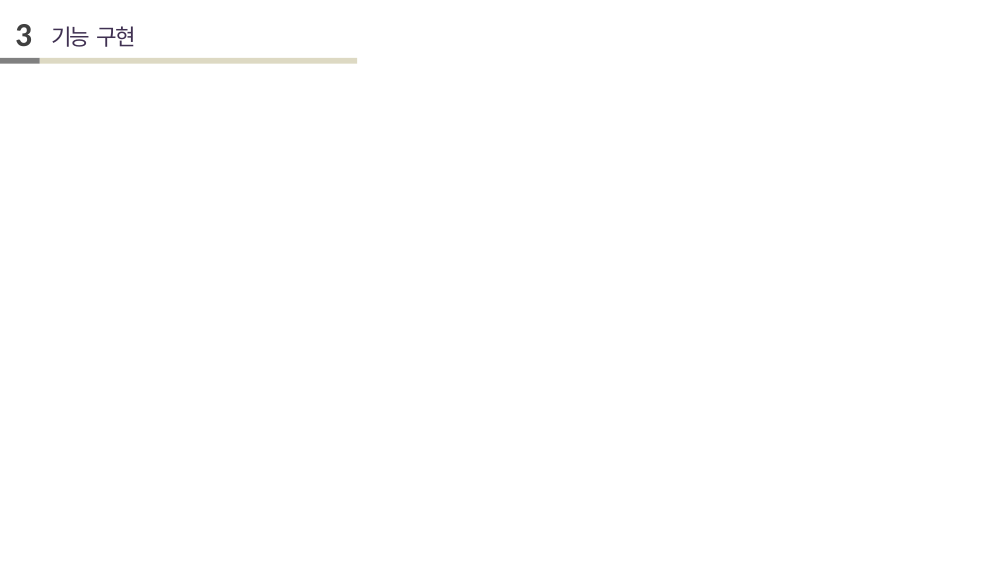
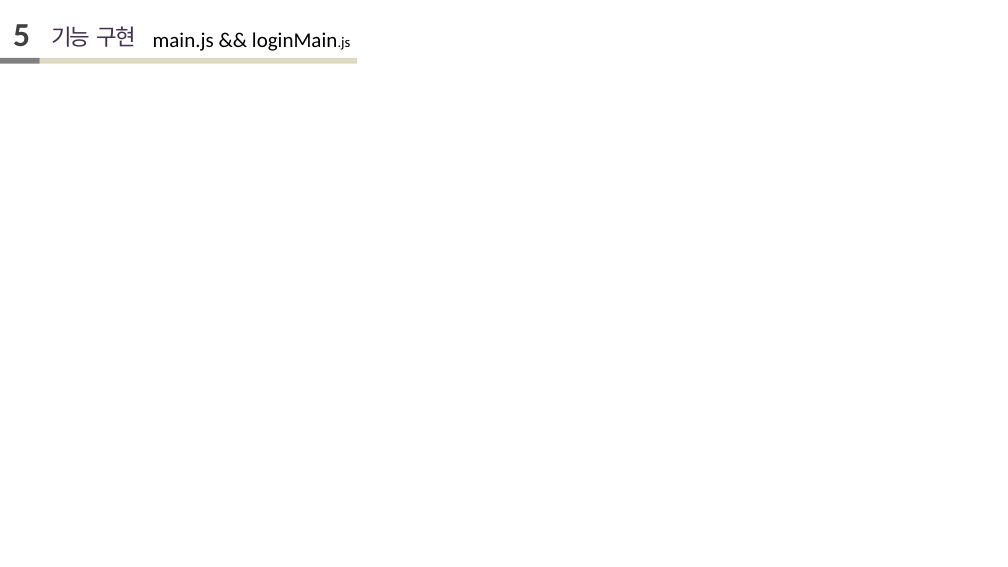
Before and after one commit to jieun000/FIDING-SeoulTourismAPIWeb, a slide deck: slide 10 of jieun/project3/PPT/3번째 프로젝트.pptx (slide 8 before the commit). Drawn at 1008x567 pixels with LibreOffice and Linux fonts; fonts in the diff are those of the drawing. Boxes give left, top, right and bottom in pixels: in the first picture for what was removed or moved away, otherwise in the second. Text is boxed around its words. In the diff, an @@ line names an element or a change of style, - is before the commit and + after.

```diff
--- a/jieun/project3/PPT/3번째 프로젝트.pptx
+++ b/jieun/project3/PPT/3번째 프로젝트.pptx
@@ text at (13,24,30,46): text changed @@
-3
+5
@@ text added at (153,32,351,51), 30 pt, text #000000 @@
+main.js && loginMain.js
```
Also in this commit, not shown: 6 other slides changed, 9 slides added, 15 other files.
